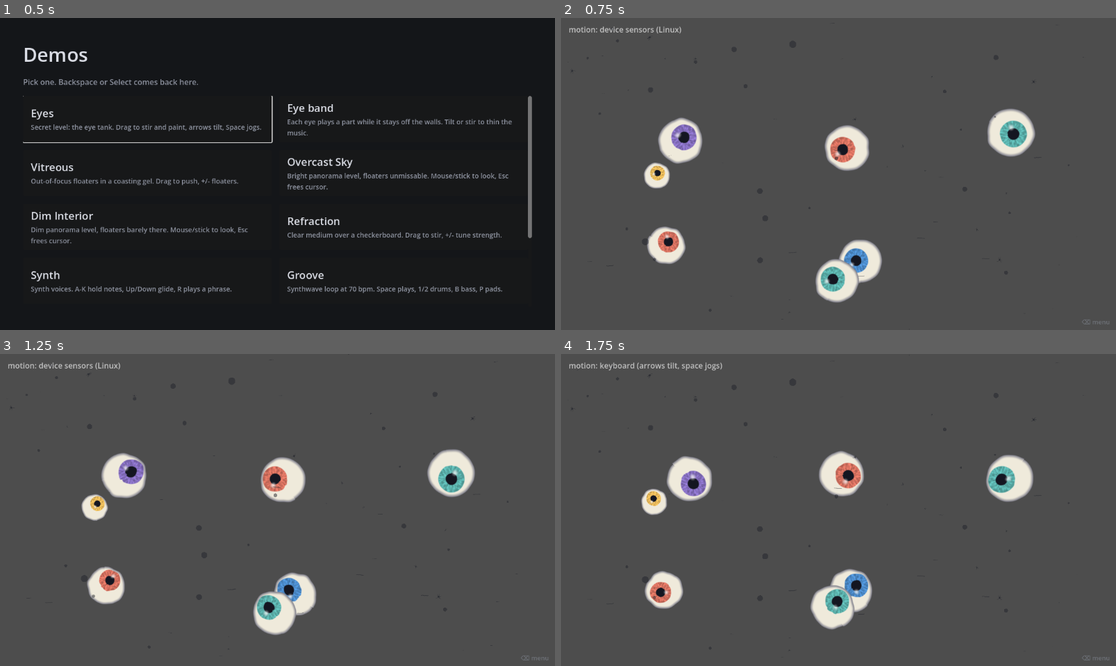
Above: before the commit, frames 1-4 (two rows, left to right).
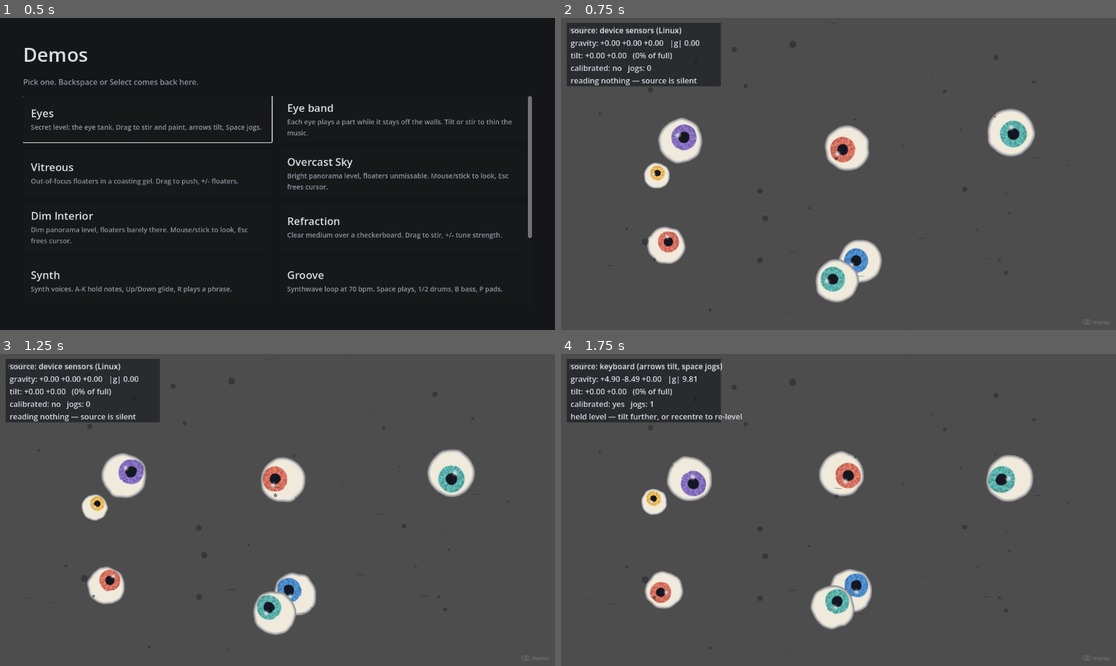
Above: after the commit, the same moments.

Repository: Luan-vP/godot-project-1
Game: Godot game, scene res://features/ui/demo_menu/demo_menu.tscn
The game is run twice, just before and just after one commit, with the same random seed, the same clock (stepped at 60 frames per second) and the same inputs.
Inputs (mouse positions are in pixels of both pictures, inside the frame that each line leads up to):
- Up to frame 1 (0.5 s): no input
- Up to frame 2 (0.75 s): click (710, 117) at 0.5 s
- Up to frame 3 (1.25 s): no input
- Up to frame 4 (1.75 s): tap Enter (ui_accept) at 1.25, 1.52 s; move the mouse to (960, 494) at 1.27 s; hold Right (ui_right) from 1.28 s (still down); tap F at 1.35 s; click (960, 494) at 1.42 s

Frame 1 is identical in both runs. In frame 2, 5.3% of the frame differs, in the area x 1-29%, y 1-22%; in frame 3, 5.3%; in frame 4, 5.3%.

Commit message:
Show live tilt values on the levels that tilt
motion_demo answers "does this device report anything" on its own. On a
real level the question is different: the tank is barely moving - is the
sensor flat, is the tilt tiny, or is the level ignoring it? On the device
there is no console to print to, so the three look identical.

MotionDebugOverlay reports the live source, gravity, tilt and calibration,
ending on which of those three is true. It finds the level's own
MotionInput by walking up its own branch before falling back to the group,
because a scene can hold more than one. Added to the eye tank, the
vitreous tank and the panorama level; F3, or the gamepad's Y button,
hides it.

Co-Authored-By: Claude <noreply@anthropic.com>

Diff:
--- /dev/null
+++ b/core/motion/motion_debug_overlay.gd
@@ -0,0 +1,124 @@
+class_name MotionDebugOverlay
+extends CanvasLayer
+## Live tilt values, on top of whatever level is running.
+##
+## [code]motion_demo[/code] answers "does this device report anything" in
+## isolation. This answers the question that only comes up in a real level:
+## the tank is barely moving — is the sensor flat, is the tilt tiny, or is the
+## level ignoring it? Without it the three look identical on the device, where
+## there is no console to print to.
+##
+## Finds the level's [MotionInput] through [constant MotionInput.GROUP_NAME],
+## so a level gets the readout by adding one of these and nothing else. Levels
+## build their own [MotionInput] rather than sharing one, which is why this
+## looks the node up instead of taking it as an export.
+##
+## F3, or the gamepad's Y button, hides and shows it.
+
+## Key that toggles the readout on a desktop.
+const TOGGLE_KEY := KEY_F3
+
+## Gamepad button that toggles it on a device with no keyboard — the Deck.
+const TOGGLE_BUTTON := JOY_BUTTON_Y
+
+const INK := Color(0.88, 0.90, 0.94, 0.95)
+const BACKDROP := Color(0.05, 0.06, 0.08, 0.55)
+
+## Shown when the tilt is below this, to name what a still tank means.
+const RESTING_TILT := 0.02
+
+var _motion: MotionInput
+var _label: Label
+var _panel: ColorRect
+var _jogs: int = 0
+
+
+func _ready() -> void:
+	layer = 100
+	_panel = ColorRect.new()
+	_panel.name = "Backdrop"
+	_panel.color = BACKDROP
+	_panel.position = Vector2(12.0, 10.0)
+	_panel.size = Vector2(320.0, 132.0)
+	_panel.mouse_filter = Control.MOUSE_FILTER_IGNORE
+	add_child(_panel)
+
+	_label = Label.new()
+	_label.name = "Readout"
+	_label.position = Vector2(20.0, 14.0)
+	_label.add_theme_color_override("font_color", INK)
+	_label.mouse_filter = Control.MOUSE_FILTER_IGNORE
+	add_child(_label)
+
+
+func _process(_delta: float) -> void:
+	if _motion == null:
+		_motion = _find_motion()
+		if _motion != null:
+			_motion.jogged.connect(func(_direction: Vector2) -> void: _jogs += 1)
+	_label.text = "\n".join(_lines())
+
+
+func _unhandled_input(event: InputEvent) -> void:
+	var key := event as InputEventKey
+	var button := event as InputEventJoypadButton
+	var toggled := (
+		(key != null and key.pressed and not key.echo and key.keycode == TOGGLE_KEY)
+		or (button != null and button.pressed and button.button_index == TOGGLE_BUTTON)
+	)
+	if toggled:
+		visible = not visible
+		get_viewport().set_input_as_handled()
+
+
+## The readout, worded so that each line rules something out: no source, a
+## source reporting nothing, a live source held level, or tilt that is moving
+## while the level stays still.
+func _lines() -> PackedStringArray:
+	var lines := PackedStringArray()
+	if _motion == null:
+		lines.append("motion: no MotionInput in this scene")
+		return lines
+
+	var gravity := _motion.gravity
+	var tilt := _motion.tilt
+	lines.append("source: %s" % _motion.get_source_description())
+	lines.append(
+		(
+			"gravity: %+5.2f %+5.2f %+5.2f   |g| %4.2f"
+			% [gravity.x, gravity.y, gravity.z, gravity.length()]
+		)
+	)
+	lines.append("tilt: %+.2f %+.2f   (%.0f%% of full)" % [tilt.x, tilt.y, tilt.length() * 100.0])
+	lines.append("calibrated: %s   jogs: %d" % ["yes" if _motion.is_calibrated() else "no", _jogs])
+	lines.append(_verdict(gravity, tilt))
+	return lines
+
+
+func _verdict(gravity: Vector3, tilt: Vector2) -> String:
+	if gravity == Vector3.ZERO:
+		return "reading nothing — source is silent"
+	if not _motion.is_calibrated():
+		return "waiting for a first reading to call level"
+	if tilt.length() < RESTING_TILT:
+		return "held level — tilt further, or recentre to re-level"
+	return "tilting — anything still now is downstream of here"
+
+
+## The level's own input first — a sibling, or one further up the branch this
+## overlay sits on — and only then whatever else is in the group. Levels build
+## one [MotionInput] each, so in a scene holding more than one (a test, or a
+## level embedding another) the nearest is the one this overlay is reporting on.
+func _find_motion() -> MotionInput:
+	var branch := get_parent()
+	while branch != null:
+		for child in branch.get_children():
+			var sibling := child as MotionInput
+			if sibling != null:
+				return sibling
+		branch = branch.get_parent()
+	for node in get_tree().get_nodes_in_group(MotionInput.GROUP_NAME):
+		var motion := node as MotionInput
+		if motion != null:
+			return motion
+	return null
--- a/features/levels/panorama/panorama_level.gd
+++ b/features/levels/panorama/panorama_level.gd
@@ -43,6 +43,12 @@
 	_motion = MotionInput.new()
 	_motion.name = "MotionInput"
 	add_child(_motion)
+
+	# Live tilt values on the device itself, where there is no console: F3, or
+	# the gamepad's Y button, hides them.
+	var motion_debug := MotionDebugOverlay.new()
+	motion_debug.name = "MotionDebugOverlay"
+	add_child(motion_debug)
 
 	var tilt_driver := MotionTiltDriver.new()
 	tilt_driver.name = "MotionTiltDriver"
--- a/features/levels/secret_eyes/fluid_demo.gd
+++ b/features/levels/secret_eyes/fluid_demo.gd
@@ -56,6 +56,12 @@
 	_motion = MotionInput.new()
 	_motion.name = "MotionInput"
 	add_child(_motion)
+
+	# Live tilt values on the device itself, where there is no console: F3, or
+	# the gamepad's Y button, hides them.
+	var motion_debug := MotionDebugOverlay.new()
+	motion_debug.name = "MotionDebugOverlay"
+	add_child(motion_debug)
 
 	var driver := FluidMotionDriver.new()
 	driver.name = "FluidMotionDriver"
--- a/features/levels/vitreous/vitreous_tank.gd
+++ b/features/levels/vitreous/vitreous_tank.gd
@@ -43,6 +43,12 @@
 	_motion = MotionInput.new()
 	_motion.name = "MotionInput"
 	add_child(_motion)
+
+	# Live tilt values on the device itself, where there is no console: F3, or
+	# the gamepad's Y button, hides them.
+	var motion_debug := MotionDebugOverlay.new()
+	motion_debug.name = "MotionDebugOverlay"
+	add_child(motion_debug)
 
 	var driver := FluidMotionDriver.new()
 	driver.name = "FluidMotionDriver"
--- /dev/null
+++ b/tests/test_motion_debug_overlay.gd
@@ -0,0 +1,55 @@
+extends GutTest
+## The readout has one job the device cannot otherwise do: say which of
+## "nothing is reading", "held level" and "tilting" is true.
+
+
+func _overlay_with(source: MotionSource) -> MotionDebugOverlay:
+	# Both under one parent, so the overlay reports on this test's input and
+	# not on another scene's — the tree is shared across the whole run.
+	var level := Node.new()
+	add_child_autofree(level)
+	var overlay := MotionDebugOverlay.new()
+	level.add_child(overlay)
+	if source != null:
+		var motion := MotionInput.new()
+		level.add_child(motion)
+		# After entering the tree: MotionInput picks its own source in _ready,
+		# and on a real Deck that is the Deck's sensors, not this one.
+		motion.set_source(source)
+		motion._process(0.016)
+	overlay._process(0.016)
+	return overlay
+
+
+func _reading(gravity: Vector3) -> ScriptedMotionSource:
+	var source := ScriptedMotionSource.new()
+	source.push_repeated(gravity, Vector3.ZERO, 16)
+	return source
+
+
+func test_says_so_when_there_is_no_motion_input() -> void:
+	var overlay := _overlay_with(null)
+	assert_string_contains(overlay._label.text, "no MotionInput")
+
+
+func test_reports_the_source_and_its_gravity() -> void:
+	var overlay := _overlay_with(_reading(Vector3(0.0, -9.81, 0.0)))
+	assert_string_contains(overlay._label.text, "source:")
+	assert_string_contains(overlay._label.text, "9.81")
+
+
+func test_a_silent_source_reads_as_silent_not_as_level() -> void:
+	var overlay := _overlay_with(MotionSource.new())
+	assert_string_contains(overlay._label.text, "silent")
+
+
+func test_toggles_with_the_gamepad_button() -> void:
+	var overlay := _overlay_with(null)
+	assert_true(overlay.visible, "Shown to begin with")
+	var press := InputEventJoypadButton.new()
+	press.button_index = MotionDebugOverlay.TOGGLE_BUTTON
+	press.pressed = true
+	overlay._unhandled_input(press)
+	assert_false(overlay.visible, "Y hides it")
+	overlay._unhandled_input(press)
+	assert_true(overlay.visible, "and shows it again")
